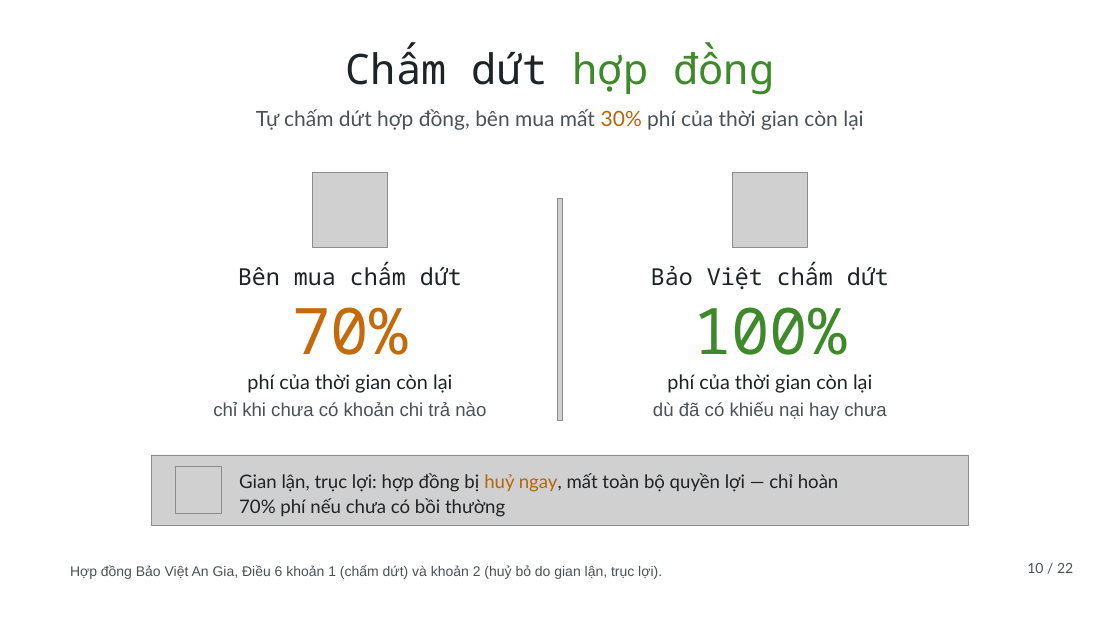
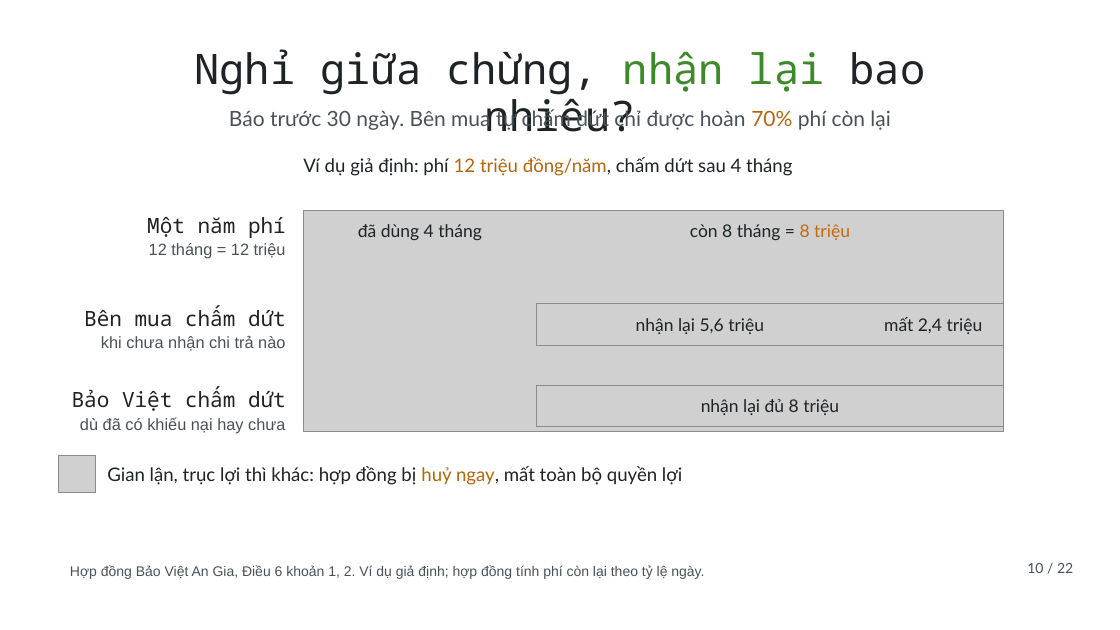
Before and after one commit to tranquanghaofake-dotcom/Law, a slide deck: slide 4 of docs/bai/hd-bao-hiem-nhom2/hop-dong-bao-hiem-nhom2.pptx. Drawn at 1120x630 pixels with LibreOffice and Linux fonts; fonts in the diff are those of the drawing; grey boxes stand for pictures; background and template pictures are left out. Boxes give left, top, right and bottom in pixels: in the first picture for what was removed or moved away, otherwise in the second. Text is boxed around its words. In the diff, an @@ line names an element or a change of style, - is before the commit and + after.

```diff
--- a/docs/bai/hd-bao-hiem-nhom2/hop-dong-bao-hiem-nhom2.pptx
+++ b/docs/bai/hd-bao-hiem-nhom2/hop-dong-bao-hiem-nhom2.pptx
@@ title at bbox=[195, 49, 926, 132]: text changed @@
-Chấm dứt hợp đồng
+Nghỉ giữa chừng, nhận lại bao nhiêu?
@@ text at bbox=[229, 108, 890, 131]: text changed @@
-Tự chấm dứt hợp đồng, bên mua mất 30% phí của thời gian còn lại
+Báo trước 30 ngày. Bên mua tự chấm dứt chỉ được hoàn 70% phí còn lại
@@ text added at bbox=[303, 157, 792, 176], 16 pt, text #1E2326 @@
+Ví dụ giả định: phí 12 triệu đồng/năm, chấm dứt sau 4 tháng
@@ picture removed at bbox=[313, 173, 387, 248] @@
@@ picture removed at bbox=[733, 173, 807, 248] @@
@@ picture removed at bbox=[558, 198, 563, 420] @@
@@ text added at bbox=[147, 217, 286, 238], 18 pt, text #1E2326 @@
+Một năm phí
@@ picture added at bbox=[303, 210, 1003, 432] @@
@@ text added at bbox=[358, 224, 482, 240], 15 pt, text #1E2326 @@
+đã dùng 4 tháng
@@ text added at bbox=[690, 224, 850, 240], 15 pt, text #1E2326 @@
+còn 8 tháng = 8 triệu
@@ text added at bbox=[149, 243, 286, 259], 14 pt, text #4A5257 @@
+12 tháng = 12 triệu
@@ text "Bên mua chấm dứt": place and size @@
-text "Bên mua chấm dứt" at bbox=[238, 264, 462, 286]
+text "Bên mua chấm dứt" at bbox=[84, 306, 286, 327]
@@ text "Bên mua chấm dứt" at bbox=[84, 306, 286, 327]: size 20 to 18 pt; alignment centre to right; line spacing 24pt to 21.6pt @@
@@ text removed at bbox=[292, 307, 407, 355] @@
-70%
@@ picture added at bbox=[537, 303, 1004, 345] @@
@@ text added at bbox=[636, 318, 764, 334], 15 pt, text #1E2326 @@
+nhận lại 5,6 triệu
@@ text removed at bbox=[693, 307, 847, 355] @@
-100%
@@ text added at bbox=[884, 317, 983, 334], 15 pt, text #1E2326 @@
+mất 2,4 triệu
@@ text at bbox=[101, 336, 285, 351]: text changed; size 16 to 14 pt @@
-chỉ khi chưa có khoản chi trả nào
+khi chưa nhận chi trả nào
@@ text "Bảo Việt chấm dứt" at bbox=[72, 388, 286, 411]: size 20 to 18 pt; alignment centre to right; line spacing 24pt to 21.6pt @@
@@ text "Bảo Việt chấm dứt": place and size @@
-text "Bảo Việt chấm dứt" at bbox=[651, 264, 889, 289]
+text "Bảo Việt chấm dứt" at bbox=[72, 388, 286, 411]
@@ text removed at bbox=[247, 374, 452, 393] @@
-phí của thời gian còn lại
@@ picture added at bbox=[537, 385, 1004, 427] @@
@@ text removed at bbox=[667, 374, 872, 393] @@
-phí của thời gian còn lại
@@ text "dù đã có khiếu nại ...": place and size @@
-text "dù đã có khiếu nại ..." at bbox=[653, 402, 887, 420]
+text "dù đã có khiếu nại ..." at bbox=[80, 417, 285, 434]
@@ text "dù đã có khiếu nại ..." at bbox=[80, 417, 285, 434]: size 16 to 14 pt; alignment centre to right; line spacing 20.8pt to 18.2pt @@
@@ text added at bbox=[701, 399, 839, 415], 15 pt, text #1E2326 @@
+nhận lại đủ 8 triệu
@@ picture added at bbox=[58, 455, 95, 492] @@
@@ text at bbox=[107, 466, 682, 485]: text changed @@
-Gian lận, trục lợi: hợp đồng bị huỷ ngay, mất toàn bộ quyền lợi — chỉ hoàn
-70% phí nếu chưa có bồi thường
+Gian lận, trục lợi thì khác: hợp đồng bị huỷ ngay, mất toàn bộ quyền lợi
@@ picture removed at bbox=[152, 455, 969, 525] @@
@@ picture removed at bbox=[175, 467, 222, 514] @@
@@ text at bbox=[70, 565, 704, 579]: text changed @@
-Hợp đồng Bảo Việt An Gia, Điều 6 khoản 1 (chấm dứt) và khoản 2 (huỷ bỏ do gian lận, trục lợi).
+Hợp đồng Bảo Việt An Gia, Điều 6 khoản 1, 2. Ví dụ giả định; hợp đồng tính phí còn lại theo tỷ lệ ngày.
```
Also in this commit, not shown: 1 other slide changed, 25 other files.
